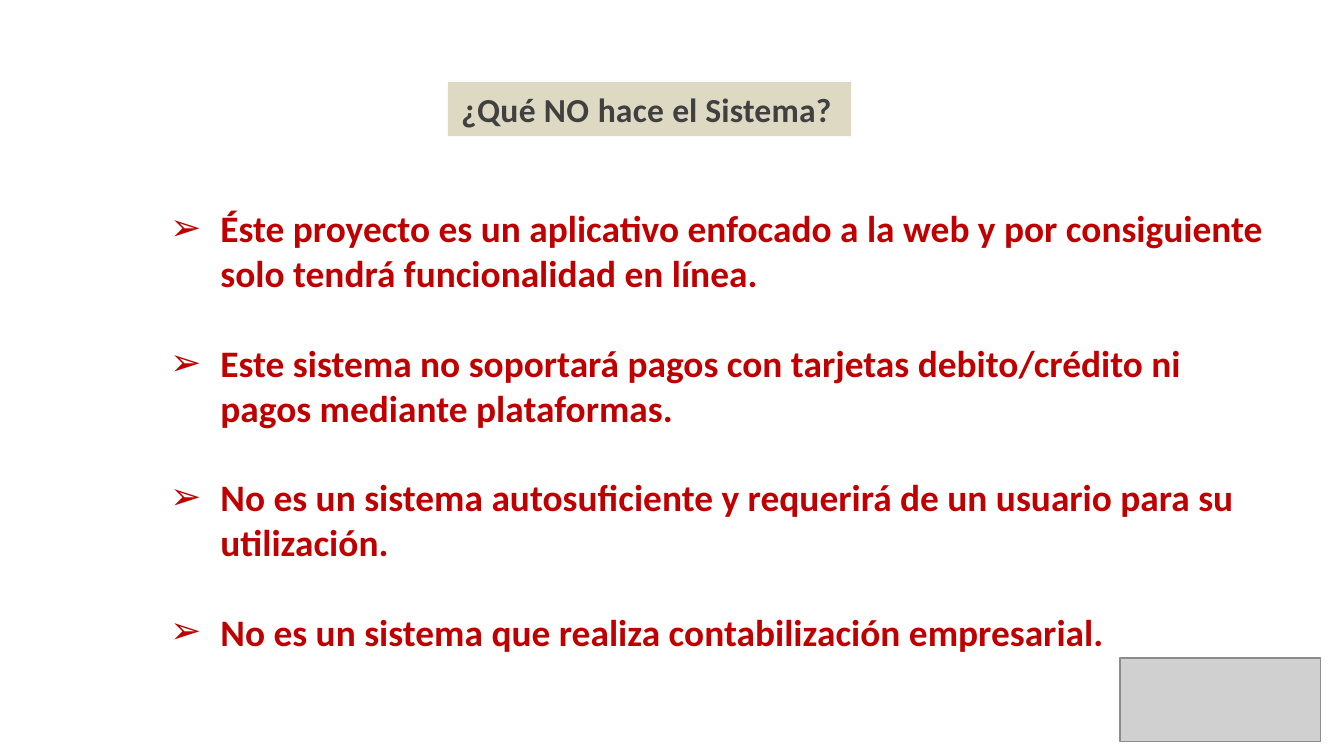
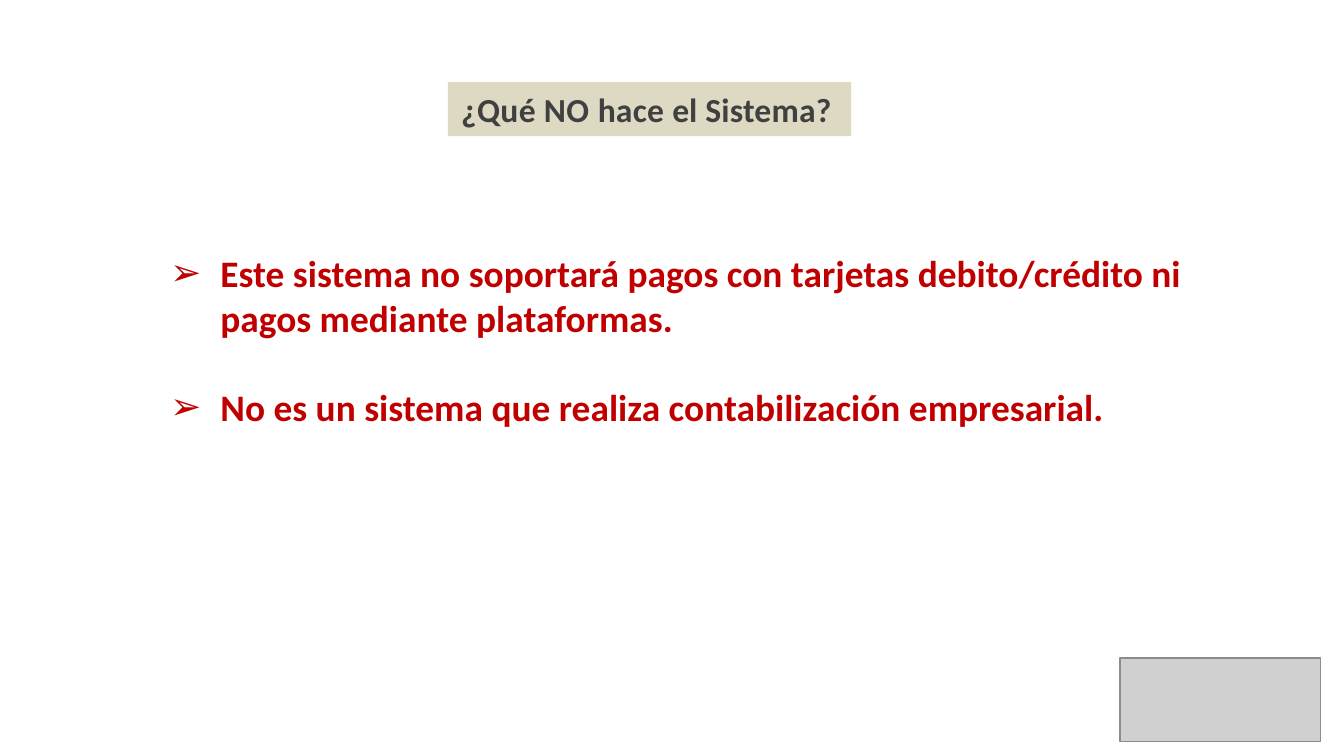
Before and after one commit to kamor31232/Proyecto_adsi, a slide deck: slide 19 of App/app_documentacion/1er_trimestre/1_proyecto/1_1_1_presentacion_proyecto.pptx (slide 17 before the commit). Drawn at 1344x756 pixels with LibreOffice and Linux fonts; fonts in the diff are those of the drawing; grey boxes stand for pictures; background and template pictures are left out. Boxes give left, top, right and bottom in pixels: in the first picture for what was removed or moved away, otherwise in the second. Text is boxed around its words. In the diff, an @@ line names an element or a change of style, - is before the commit and + after.

```diff
--- a/App/app_documentacion/1er_trimestre/1_proyecto/1_1_1_presentacion_proyecto.pptx
+++ b/App/app_documentacion/1er_trimestre/1_proyecto/1_1_1_presentacion_proyecto.pptx
@@ text at [220, 211, 1263, 288]: paragraph removed @@
-➢ Éste proyecto es un aplicativo enfocado a la web y por consiguiente solo tendrá funcionalidad en línea.
@@ text at [220, 484, 1233, 557]: paragraph removed @@
-➢ No es un sistema autosuficiente y requerirá de un usuario para su utilización.
```
Also in this commit, not shown: 10 other slides changed, 1 slide added, 1 other file.
